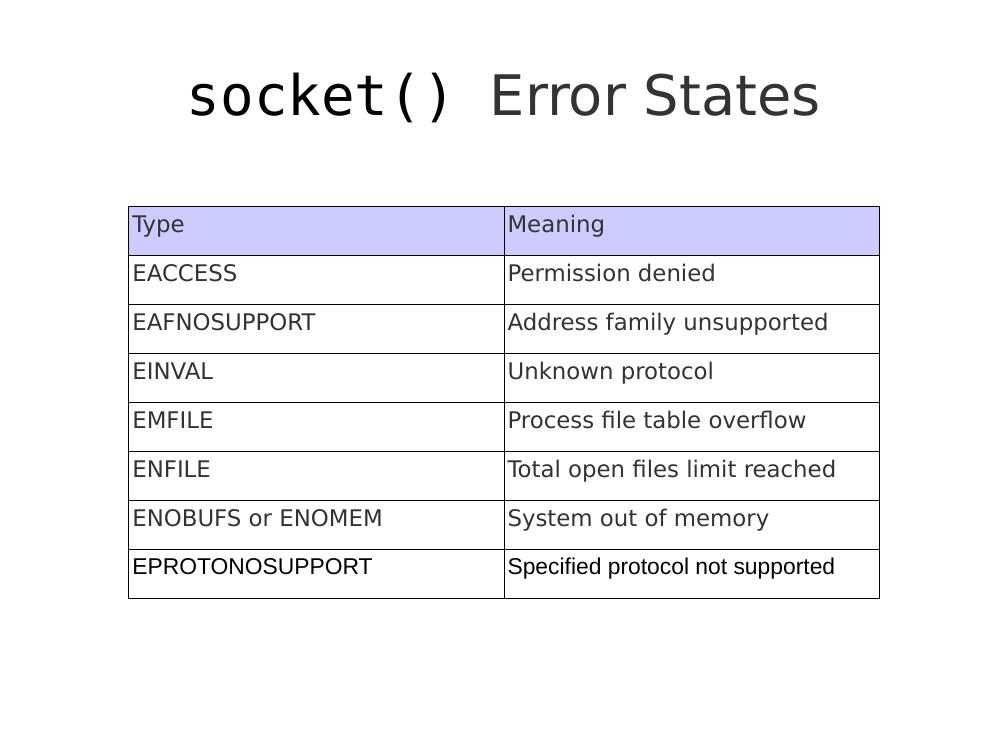
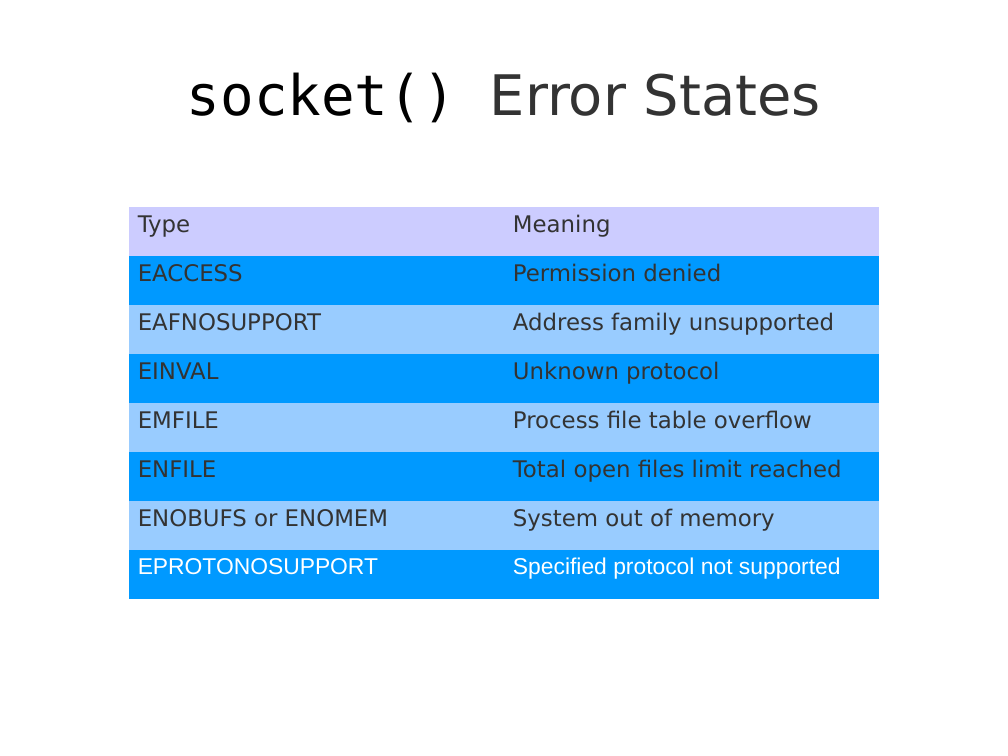
Before and after one commit to theonewolf/15-441-Recitation-Sessions, a slide deck: slide 21 of recitation1/src/recitation1.odp. Drawn at 1008x756 pixels with LibreOffice and Linux fonts; fonts in the diff are those of the drawing. Boxes give left, top, right and bottom in pixels: in the first picture for what was removed or moved away, otherwise in the second. Text is boxed around its words. In the diff, an @@ line names an element or a change of style, - is before the commit and + after.

```diff
--- a/recitation1/src/recitation1.odp
+++ b/recitation1/src/recitation1.odp
@@ table at (129, 207, 880, 599) @@
@@ fill none to #0099FF in 8 cells @@
@@ fill none to #99CCFF in 6 cells @@
@@ text colour #000000 to #FFFFFF in "EPROTONOSUPPORT", "Specified protocol not supported" @@
@@ borders changed @@
```
Also in this commit, not shown: 18 other slides changed, 1 other file.
